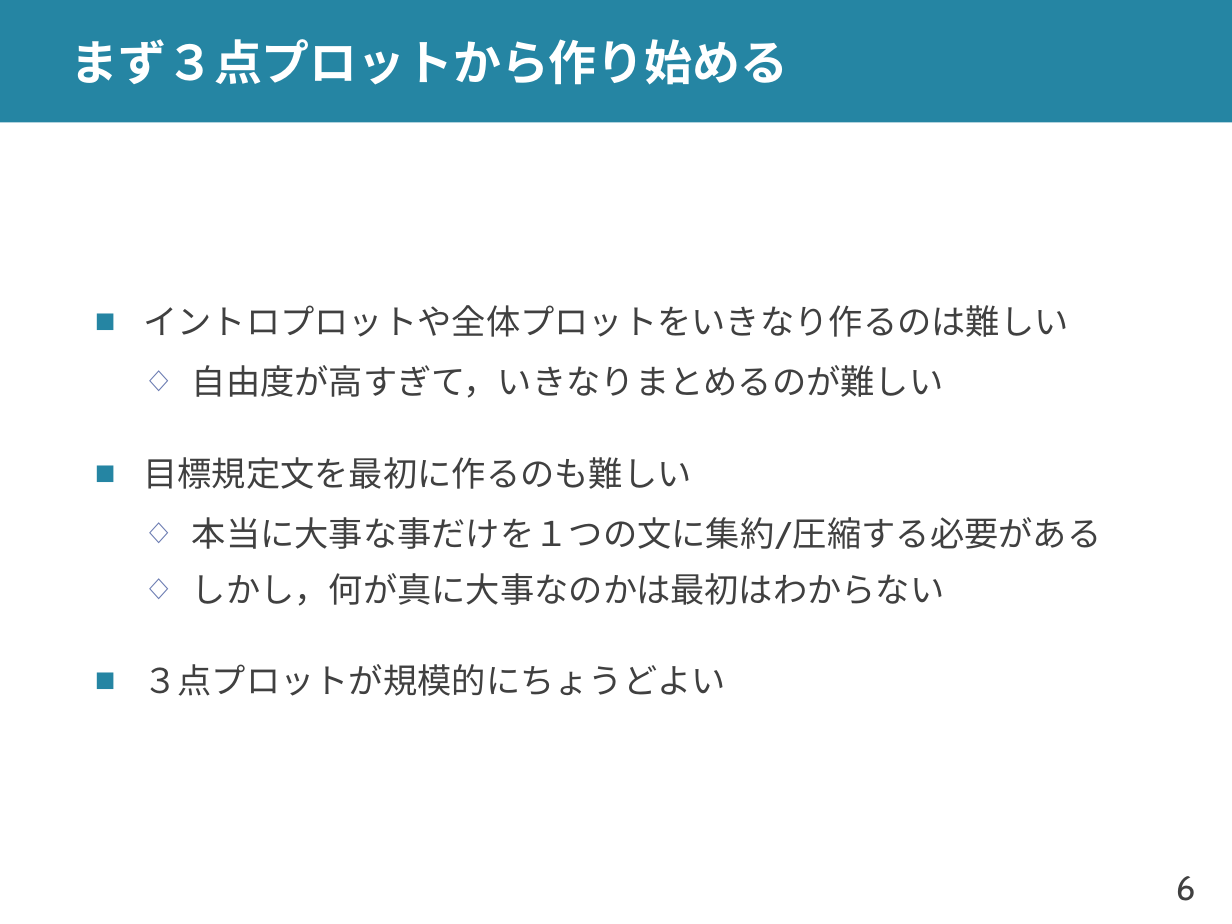
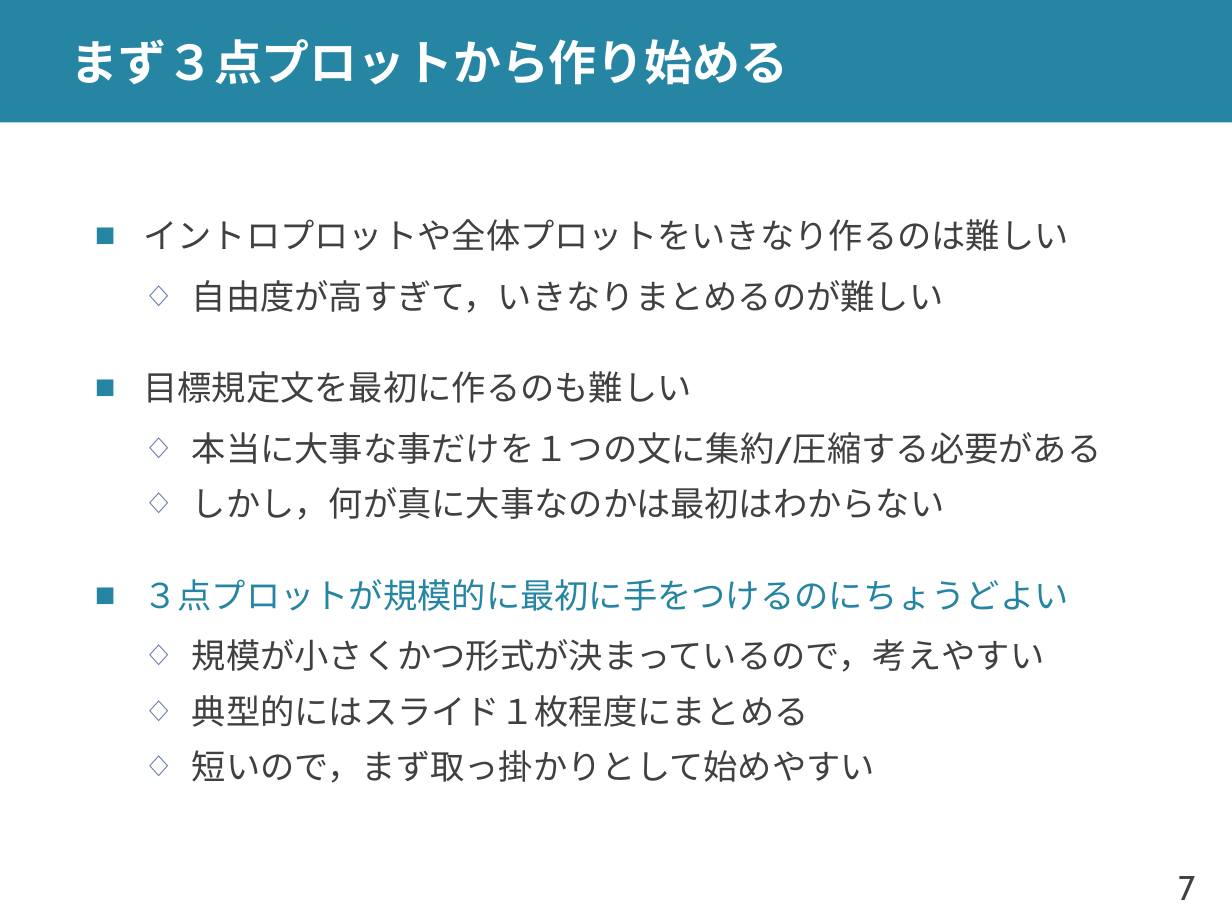
Before and after one commit to shioya-lab/how-to, a slide deck: slide 7 of plot.pptx (slide 6 before the commit). Drawn at 1232x924 pixels with LibreOffice and Linux fonts; fonts in the diff are those of the drawing. Boxes give left, top, right and bottom in pixels: in the first picture for what was removed or moved away, otherwise in the second. Text is boxed around its words. In the diff, an @@ line names an element or a change of style, - is before the commit and + after.

```diff
--- a/plot.pptx
+++ b/plot.pptx
@@ text at (143,579,1068,783): text changed @@
-■ ３点プロットが規模的にちょうどよい
+■ ３点プロットが規模的に最初に手をつけるのにちょうどよい
+  ◇ 規模が小さくかつ形式が決まっているので，考えやすい
+  ◇ 典型的にはスライド１枚程度にまとめる
+  ◇ 短いので，まず取っ掛かりとして始めやすい
@@ page number at (1178,876,1195,900): text changed @@
-6
+7
```
Also in this commit, not shown: 10 other slides changed, 1 other file.
